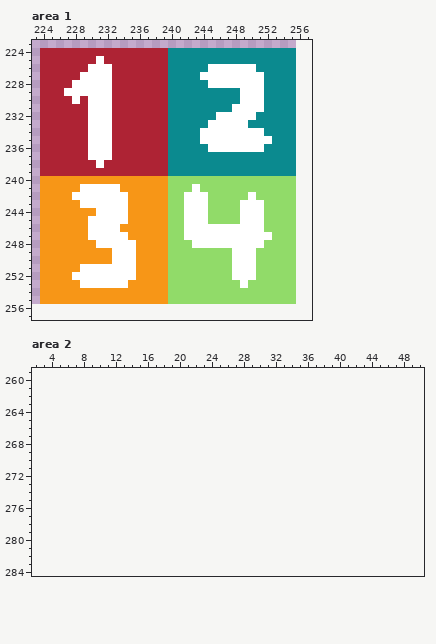
Pixel-art file -- Assets/Resources/Aseprite/player.aseprite. That is the earlier state.
256x256 pixels, 1 frame. Shown: area 1: x 223..257, y 223..257; area 2: x 2..50, y 259..284. The old version is drawn lined up with the new one, on the new canvas. The commit also changed other parts of the picture, which this record leaves out.
Once edited:
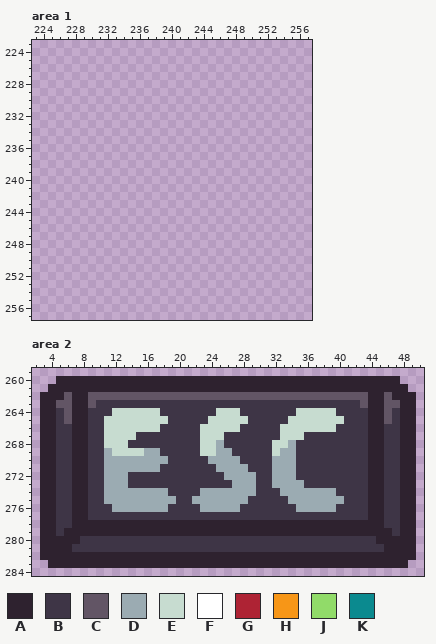
Palette (. is transparent): A #2e222f  B #3e3546  C #625565  D #9babb2  E #c7dcd0  F #ffffff  G #ae2334  H #f79617  J #91db69  K #0b8a8f
The edit:
canvas 256x256 -> 320x320
Area 1:
y 224: x 224..255 GGGGGGGGGGGGGGGGKKKKKKKKKKKKKKKK -> ................................
y 225: x 224..255 GGGGGGGFGGGGGGGGKKKKKKKKKKKKKKKK -> ................................
y 226: x 224..255 GGGGGGFFFGGGGGGGKKKKKFFFFFFKKKKK -> ................................
y 227: x 224..255 GGGGGFFFFGGGGGGGKKKKFFFFFFFFKKKK -> ................................
y 228: x 224..255 GGGGFFFFFGGGGGGGKKKKKFFFFFFFKKKK -> ................................
y 229: x 224..255 GGGFFFFFFGGGGGGGKKKKKKKKKFFFKKKK -> ................................
y 230: x 224..255 GGGGFGFFFGGGGGGGKKKKKKKKKFFFKKKK -> ................................
y 231: x 224..255 GGGGGGFFFGGGGGGGKKKKKKKKFFFFKKKK -> ................................
y 232: x 224..255 GGGGGGFFFGGGGGGGKKKKKKFFFFFKKKKK -> ................................
y 233: x 224..255 GGGGGGFFFGGGGGGGKKKKKFFFFFKKKKKK -> ................................
y 234: x 224..255 GGGGGGFFFGGGGGGGKKKKFFFFFFFFKKKK -> ................................
y 235: x 224..255 GGGGGGFFFGGGGGGGKKKKFFFFFFFFFKKK -> ................................
y 236: x 224..255 GGGGGGFFFGGGGGGGKKKKKFFFFFFFKKKK -> ................................
y 237: x 224..255 GGGGGGFFFGGGGGGGKKKKKKKKKKKKKKKK -> ................................
y 238: x 224..255 GGGGGGGFGGGGGGGGKKKKKKKKKKKKKKKK -> ................................
y 239: x 224..255 GGGGGGGGGGGGGGGGKKKKKKKKKKKKKKKK -> ................................
y 240: x 224..255 HHHHHHHHHHHHHHHHJJJJJJJJJJJJJJJJ -> ................................
y 241: x 224..255 HHHHHFFFFFHHHHHHJJJFJJJJJJJJJJJJ -> ................................
y 242: x 224..255 HHHHFFFFFFFHHHHHJJFFFJJJJJFJJJJJ -> ................................
y 243: x 224..255 HHHHHFFFFFFHHHHHJJFFFJJJJFFFJJJJ -> ................................
y 244: x 224..255 HHHHHHHFFFFHHHHHJJFFFJJJJFFFJJJJ -> ................................
y 245: x 224..255 HHHHHHFFFFFHHHHHJJFFFJJJJFFFJJJJ -> ................................
y 246: x 224..255 HHHHHHFFFFHHHHHHJJFFFFFFFFFFJJJJ -> ................................
y 247: x 224..255 HHHHHHFFFFFHHHHHJJFFFFFFFFFFFJJJ -> ................................
y 248: x 224..255 HHHHHHHFFFFFHHHHJJJFFFFFFFFFJJJJ -> ................................
y 249..250: x 224..255 HHHHHHHHHFFFHHHHJJJJJJJJFFFJJJJJ -> ................................
y 251: x 224..255 HHHHHFFFFFFFHHHHJJJJJJJJFFFJJJJJ -> ................................
y 252: x 224..255 HHHHFFFFFFFFHHHHJJJJJJJJFFFJJJJJ -> ................................
y 253: x 224..255 HHHHHFFFFFFHHHHHJJJJJJJJJFJJJJJJ -> ................................
y 254..255: x 224..255 HHHHHHHHHHHHHHHHJJJJJJJJJJJJJJJJ -> ................................
Area 2:
y 260: x 5..47 ........................................... -> AAAAAAAAAAAAAAAAAAAAAAAAAAAAAAAAAAAAAAAAAAA
y 261: x 4..48 ............................................. -> AAAAAAAAAAAAAAAAAAAAAAAAAAAAAAAAAAAAAAAAAAAAA
y 262: x 3..49 ............................................... -> AAACAACCCCCCCCCCCCCCCCCCCCCCCCCCCCCCCCCCCAACAAA
y 263: x 3..49 ............................................... -> AACCAACBBBBBBBBBBBBBBBBBBBBBBBBBBBBBBBBBCAACCAA
y 264: x 3..49 ............................................... -> AABCAABBBEEEEEEBBBBBBBEEEBBBBBBBEEEEEBBBBAACBAA
y 265: x 3..49 ............................................... -> AABCAABBEEEEEEEEBBBBBEEEEEBBBBBEEEEEEEBBBAACBAA
y 266: x 3..49 ............................................... -> AABBAABBEEEEEEEBBBBBEEEEEBBBBBEEEEEEEBBBBAABBAA
y 267: x 3..49 ............................................... -> AABBAABBEEEEBBBBBBBBEEEBBBBBBBEEEBBBBBBBBAABBAA
y 268: x 3..49 ............................................... -> AABBAABBEEEBBBBBBBBBEEDBBBBBBEEDBBBBBBBBBAABBAA
y 269: x 3..49 ............................................... -> AABBAABBDEEEEDDBBBBBEEDDBBBBBEDDBBBBBBBBBAABBAA
y 270: x 3..49 ............................................... -> AABBAABBDDDDDDDDBBBBBDDDDBBBBDDDBBBBBBBBBAABBAA
y 271: x 3..49 ............................................... -> AABBAABBDDDDDDDBBBBBBBDDDDBBBDDDBBBBBBBBBAABBAA
y 272: x 3..49 ............................................... -> AABBAABBDDDBBBBBBBBBBBBDDDDBBDDDBBBBBBBBBAABBAA
y 273: x 3..49 ............................................... -> AABBAABBDDDBBBBBBBBBBBBBDDDBBDDDDBBBBBBBBAABBAA
y 274: x 3..49 ............................................... -> AABBAABBDDDDDDDDBBBBDDDDDDDBBBDDDDDDDBBBBAABBAA
y 275: x 3..49 ............................................... -> AABBAABBDDDDDDDDDBBDDDDDDDBBBBBDDDDDDDBBBAABBAA
y 276: x 3..49 ............................................... -> AABBAABBBDDDDDDDBBBBDDDDDBBBBBBBDDDDDBBBBAABBAA
y 277: x 3..49 ............................................... -> AABBAABBBBBBBBBBBBBBBBBBBBBBBBBBBBBBBBBBBAABBAA
y 278: x 3..49 ............................................... -> AABBAAAAAAAAAAAAAAAAAAAAAAAAAAAAAAAAAAAAAAABBAA
y 279: x 3..49 ............................................... -> AABAAAAAAAAAAAAAAAAAAAAAAAAAAAAAAAAAAAAAAAAABAA
y 280: x 3..49 ............................................... -> AAAAABBBBBBBBBBBBBBBBBBBBBBBBBBBBBBBBBBBBBAAAAA
y 281: x 3..49 ............................................... -> AAAABBBBBBBBBBBBBBBBBBBBBBBBBBBBBBBBBBBBBBBAAAA
y 282: x 3..49 ............................................... -> AAAAAAAAAAAAAAAAAAAAAAAAAAAAAAAAAAAAAAAAAAAAAAA
y 283: x 4..48 ............................................. -> AAAAAAAAAAAAAAAAAAAAAAAAAAAAAAAAAAAAAAAAAAAAA
Pixel boxes of the changes (left, top, right, bottom) in both pictures:
erased: (40, 48, 296, 304)
added: (40, 376, 416, 568)
